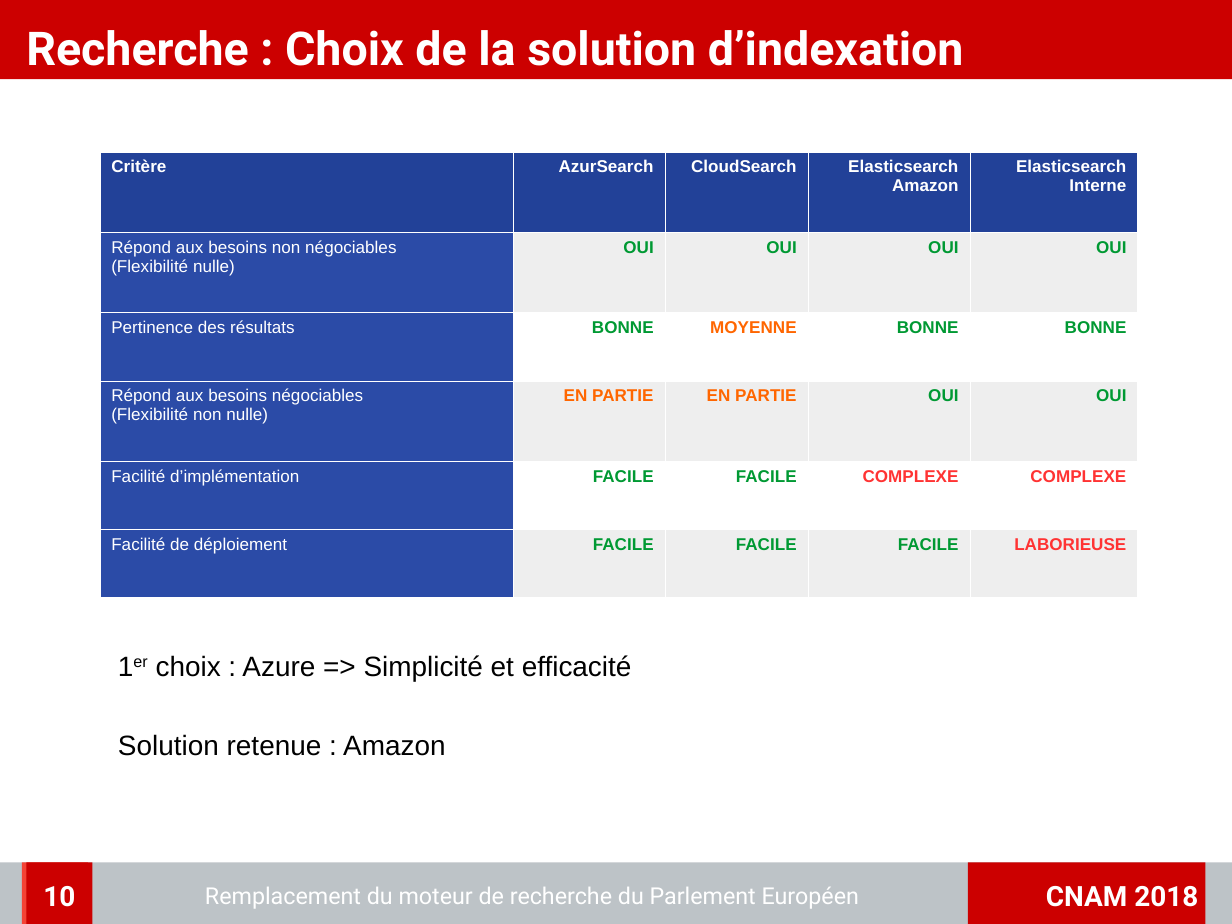
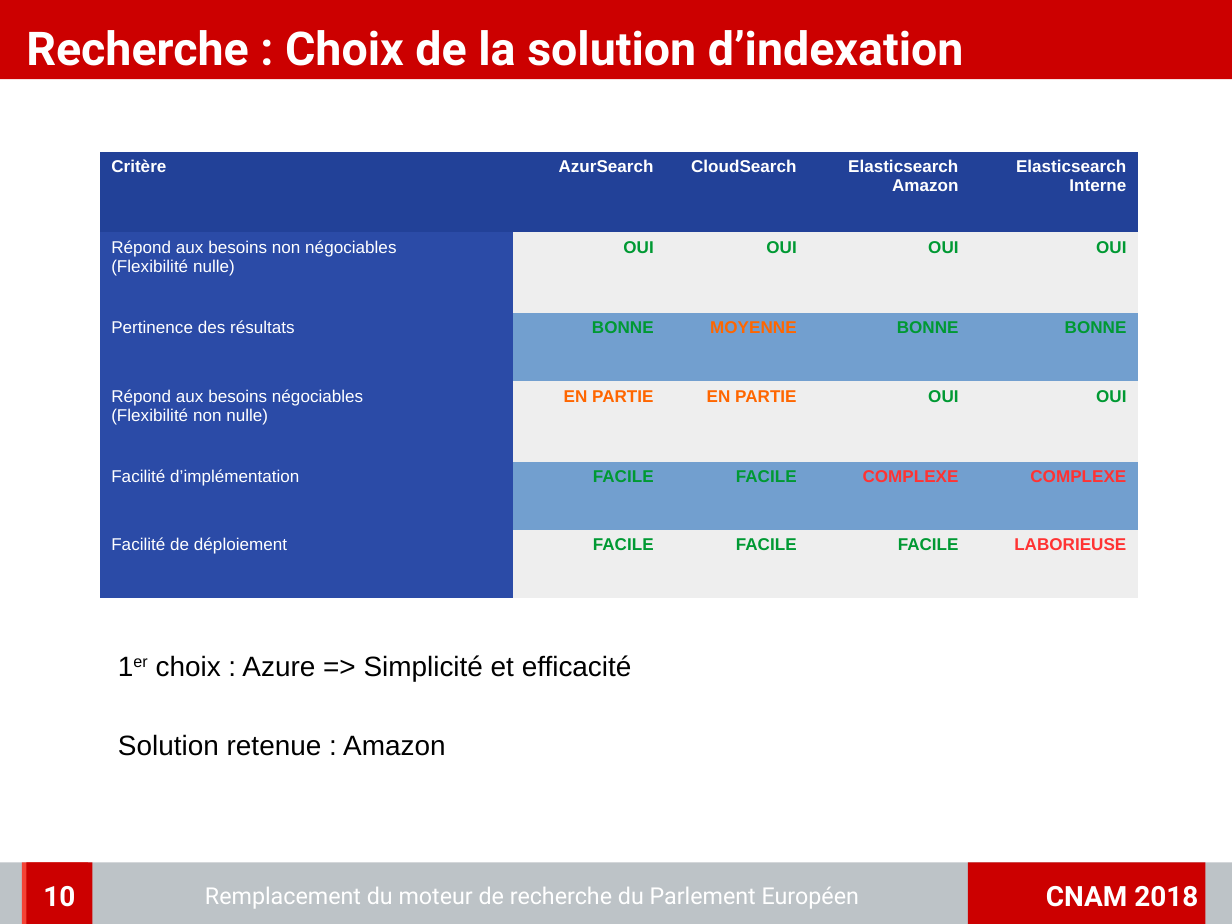
Before and after one commit to charleshuber/4tfront, a slide deck: slide 10 of memoire/presentation/memoire_presentation.odp. Drawn at 1232x924 pixels with LibreOffice and Linux fonts; fonts in the diff are those of the drawing; background and template pictures are left out. Boxes give left, top, right and bottom in pixels: in the first picture for what was removed or moved away, otherwise in the second. Text is boxed around its words. In the diff, an @@ line names an element or a change of style, - is before the commit and + after.

```diff
--- a/memoire/presentation/memoire_presentation.odp
+++ b/memoire/presentation/memoire_presentation.odp
@@ table at [101,152,1138,598] @@
@@ fill #FFFFFF to #729FCF in 8 cells @@
@@ borders changed @@
```
Also in this commit, not shown: 7 other slides changed, 1 slide added, 5 other files.
